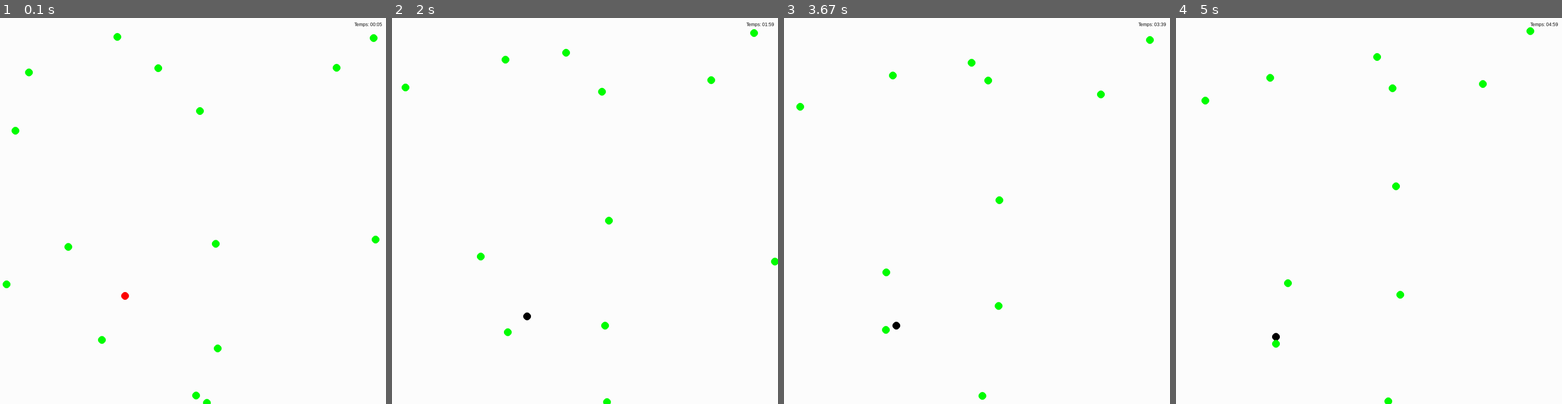
Above: before the commit, frames 1-4 (left to right).
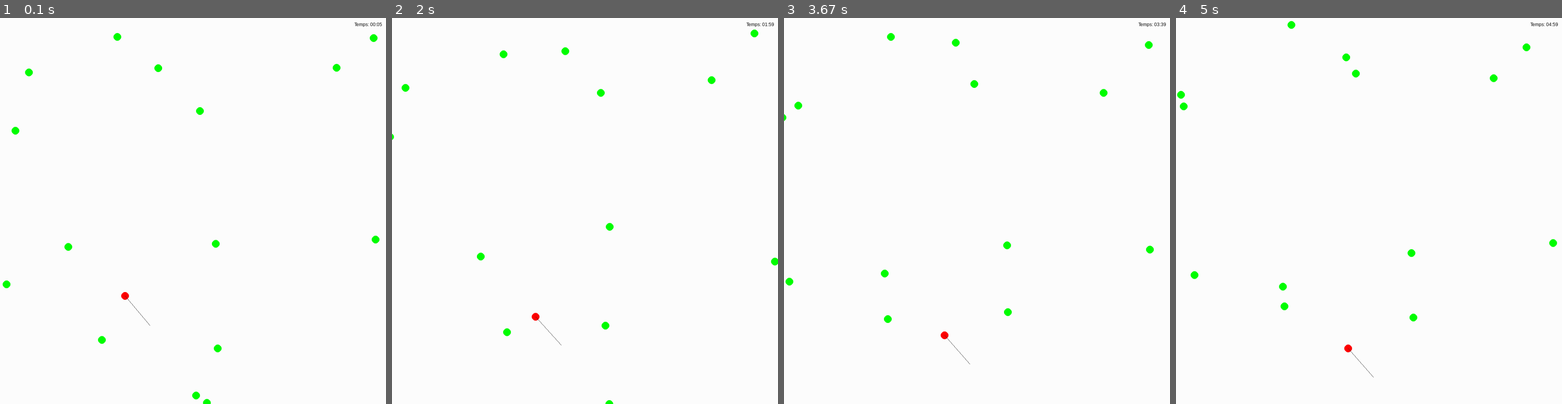
Above: after the commit, the same moments.

Repository: Florian-DELRIEU/IA-PreyPredators
Game: pygame game, started from main.py
Two runs of this game, one before a commit and one after it. Both use one fixed random seed, a clock stepped at 60 frames per second and the inputs below.
Inputs:
- Up to frame 1 (0.1 s): no input
- Up to frame 2 (2 s): tap Space at 0.33, 0.73, 1.03, 1.23, 1.57, 1.87 s
- Up to frame 3 (3.67 s): tap Space at 2.07, 2.37, 2.63, 2.97, 3.27, 3.4 s
- Up to frame 4 (5 s): tap Space at 3.8, 4.1, 4.47, 4.87 s

The runs differ from the first frame. In frame 1, less than 0.1% of the frame differs, in the area x 32-39%, y 72-80%; in frame 2, 0.3%; in frame 3, 0.7%; in frame 4, 0.9%, in the area x 0-99%, y 0-100%.

Commit message:
[1.1] - Improve blob declaration - add behavior - reorganize some lines - rays_angles preset added

Diff:
--- a/classes.py
+++ b/classes.py
@@ -7,8 +7,14 @@
 Preys = []
 Predators = []
 
+# Preset d'angles pour les rayons
+Predators_rays_1 =  [0] + [10,30,45,90,135] + [-10,-30,-45,-90,-135]
+Predators_rays_2 =  [0] + [10,30,45,90,110] + [-10,-30,-45,-90,-110]
+Prey_rays_A =       [0,180] + [10,30,60,90,120,150] + [-10,-30,-60,-90,-120,-150]
+
 class blob:
-    def __init__(self,x=None,y=None,direction=None,is_predator=False,speed=1,detect_range=100,color=RED):
+    def __init__(self,x=None,y=None,direction=None,is_predator=False,speed=1,detect_range=100,color=RED,
+                 Behavior="Random",rays_angles=Predators_rays_1):
         if x is None:   self.x = random.randint(0,width)
         else:           self.x = x
         if y is None:   self.y = random.randint(0,height)
@@ -21,10 +27,12 @@
         self.speed = speed * 60/FPS # Pour rester constant selon les FPS
         self.iteration = 0
         self.rays = []
-        self.rays_angles = []
+        self.rays_angles = rays_angles
         self.detect_range = detect_range
         self.target = None
         self.energy = 50 if self.is_predator else 10
+        self._Behaviour = Behavior
+        self.Behavior = None
         if self.is_predator : Predators.append(self)
         if not self.is_predator : Preys.append(self)
         self.split_cost = 100
@@ -47,39 +55,48 @@
         for end_x,end_y in self.rays:
             pygame.draw.line(window, GREY, (self.x, self.y), (end_x, end_y),width=1)
 
-    def move(self,method = "random"):
+    def move(self):
         """
         Execute une itération de mouvement pour le blob.
-        :param method: Méthode de déplacement
+        :param Behavior: Méthode de déplacement
                 - "random": Marche aléatoire (actuellement pour les proies)
-                - "predator": ---pas encore implémenté---
+                - "predator":
         :return:
         """
-        if not self.is_predator or self.target is None:
-            method = "random"
-        elif self.is_predator:
-            method = "predator"
+        self.select_Behavior()
         self.iteration += 1
         #self.keep_in_screen()
         loop_iteration = random.randint(50,100)
-        if method == "random":
-            self.x += self.speed * np.cos(self.direction)
-            self.y += self.speed * np.sin(self.direction)
+        if self.is_predator: self.detect(Preys)
+        if self.Behavior == "Random":
             if self.iteration >= loop_iteration:
                 self.direction = np.radians(random.randint(0,360))
                 self.iteration -= loop_iteration
-        if method == "predator":
+            self.x += self.speed * np.cos(self.direction)
+            self.y += self.speed * np.sin(self.direction)
+        if self.Behavior == "Predator":
             self.iteration = 0
             self.x += self.speed * np.cos(self.direction)
             self.y += self.speed * np.sin(self.direction)
+
+    def energy_turn(self):
+        """
+        Fonction gérant la perte et/ou le gain d'énergie des blobs. En fonction de leurs états
+        :return:
+        """
         if self.is_predator : self.gain_energy(-0.05)
         if not self.is_predator : self.gain_energy(0.1)
+        # Mort ou split en fonction de l'énergie
+        if self.energy <= 0: self.die()
+        if self.energy >= 1.5*self.split_cost: self.split()
+
+    def select_Behavior(self):
+        self.Behavior = self._Behaviour
+        if self.Behavior == "Predator" and self.target is None:
+            self.Behavior = "Random"
 
     def gain_energy(self,ammont):
         self.energy += ammont
-        if self.energy <= 0: self.die()
-        if self.energy >= 1.5*self.split_cost: self.split()
-
 
     def die(self):
         self.energy=0
@@ -101,9 +118,7 @@
         :return:
         """
         self.rays = []
-        self.rays_angles = self.direction + np.radians(np.array(
-            [0] + [10,30,45,90,135] + [-10,-30,-45,-90,-135]
-        ))
+        self.rays_angles = self.direction + np.radians(np.array( self.rays_angles))
         for i in range(len(self.rays_angles)):
             current_angle = self.rays_angles[i]
             end_x = self.x + self.detect_range * math.cos(current_angle)
--- a/main.py
+++ b/main.py
@@ -2,17 +2,19 @@
 import time
 import math
 from pygame_init import *
-from classes import blob,Preys,Predators
+from classes import *
 
 # Blobs
-for _ in range (15): blob(None,None,None,False,color=GREEN)
-for _ in range (1): blob(None,None,None,True,color=RED,speed=1.2)
+for _ in range (15): blob(None,None,None,False,color=GREEN,Behavior="Random")
+for _ in range (1): blob(None,None,None,True,color=RED,speed=1.2,Behavior="Predator",rays_angles=Predators_rays_2)
 
 selected_blob = None
 # Boucle principale
 running = True
 frame = 0
 paused = False
+
+# Boucle des controles
 while running:
     for event in pygame.event.get():
         if event.type == pygame.QUIT:
@@ -28,6 +30,7 @@
         elif event.type == pygame.KEYDOWN:
             if event.key == pygame.K_SPACE:
                 paused = not paused
+
     # Dessiner la fenêtre
     window.fill(WHITE)
 
@@ -53,12 +56,14 @@
         info_surface = font.render(info_text, True, BLACK)
         window.blit(info_surface, (10, 10))
 
+    # Boucle de simulation des blobs
     if not paused:
         for blob in Predators + Preys:
-            if blob in Predators : blob.detect(Preys)
             blob.move()
+            blob.energy_turn()
             blob.draw(window)
             if blob.energy <= 0: blob.die()
+            if blob.is_predator: blob.draw_rays(window)
         pygame.display.update()
 
 # Quitter Pygame
